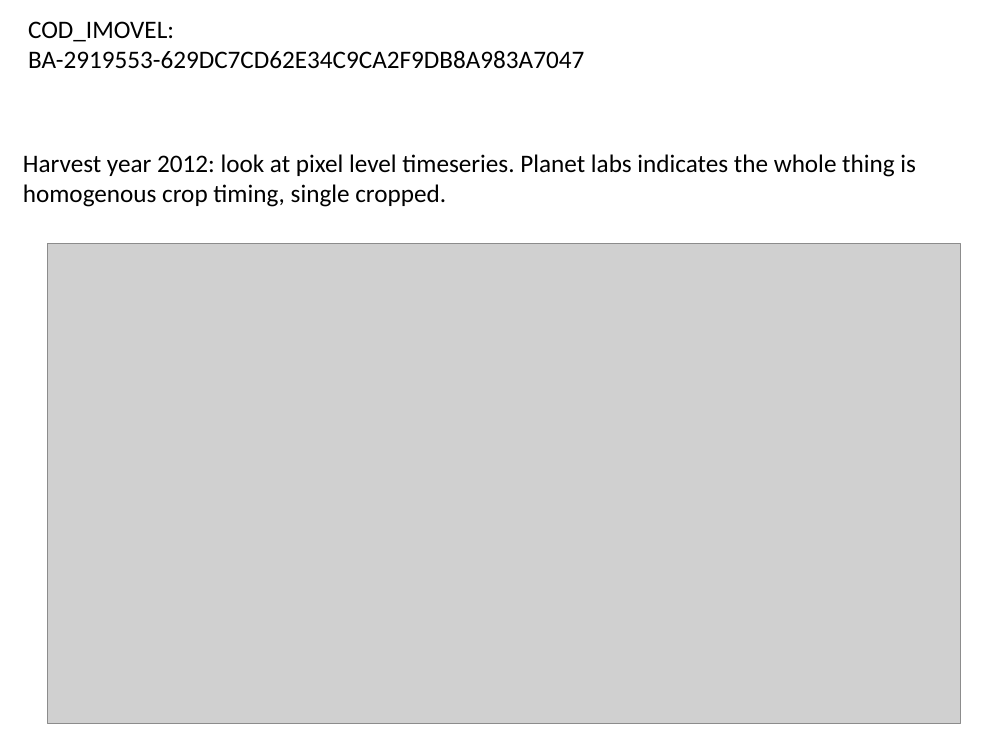
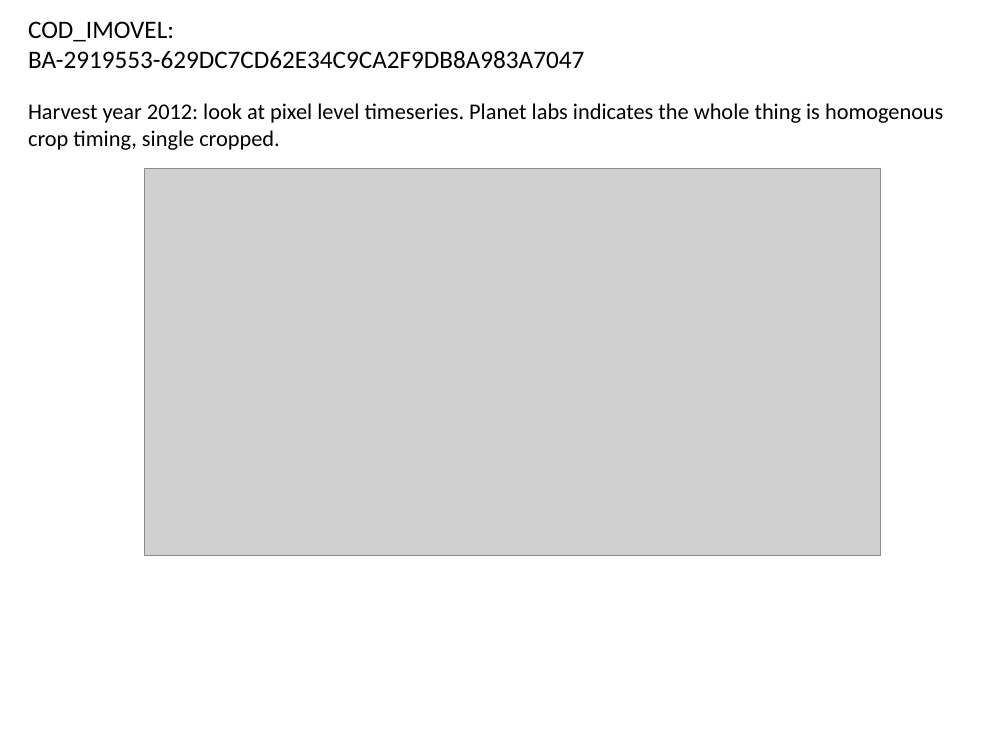
Before and after one commit to minghui-zhang/Meeting, a slide deck: slide 16 of January 4 2018.pptx (slide 18 before the commit). Drawn at 1008x756 pixels with LibreOffice and Linux fonts; fonts in the diff are those of the drawing; grey boxes stand for pictures. Boxes give left, top, right and bottom in pixels: in the first picture for what was removed or moved away, otherwise in the second. Text is boxed around its words. In the diff, an @@ line names an element or a change of style, - is before the commit and + after.

```diff
--- a/January 4 2018.pptx
+++ b/January 4 2018.pptx
@@ text "Harvest year 2012: look at ...": place and size @@
-text "Harvest year 2012: look at ..." at [23, 154, 916, 207]
+text "Harvest year 2012: look at ..." at [28, 103, 943, 150]
@@ text "Harvest year 2012: look at ..." at [28, 103, 943, 150]: size 18 to 16 pt @@
@@ picture: place and size @@
-picture at [47, 244, 961, 724]
+picture at [144, 168, 880, 555]
```
Also in this commit, not shown: 13 other slides changed, 4 slides added, 2 slides removed.
